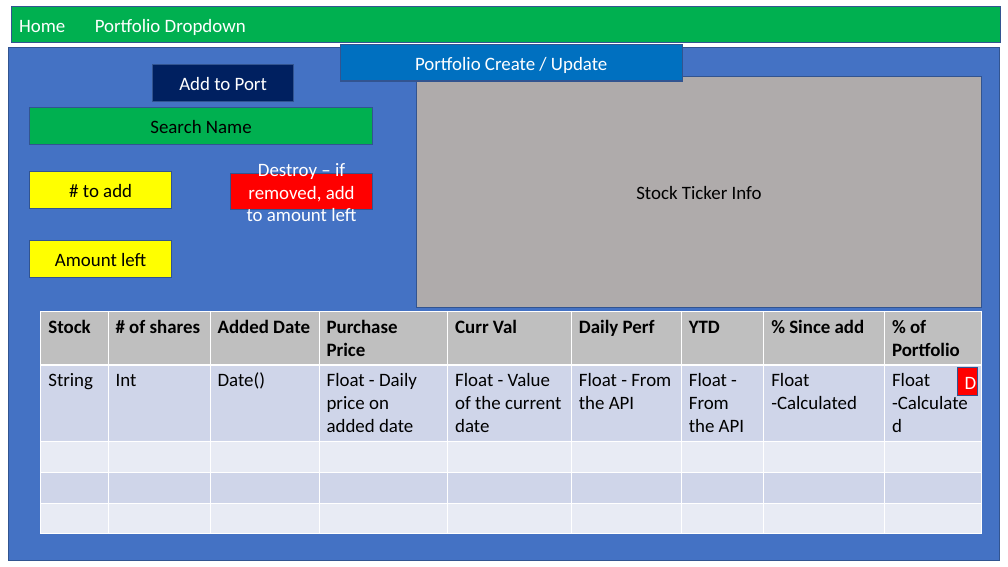
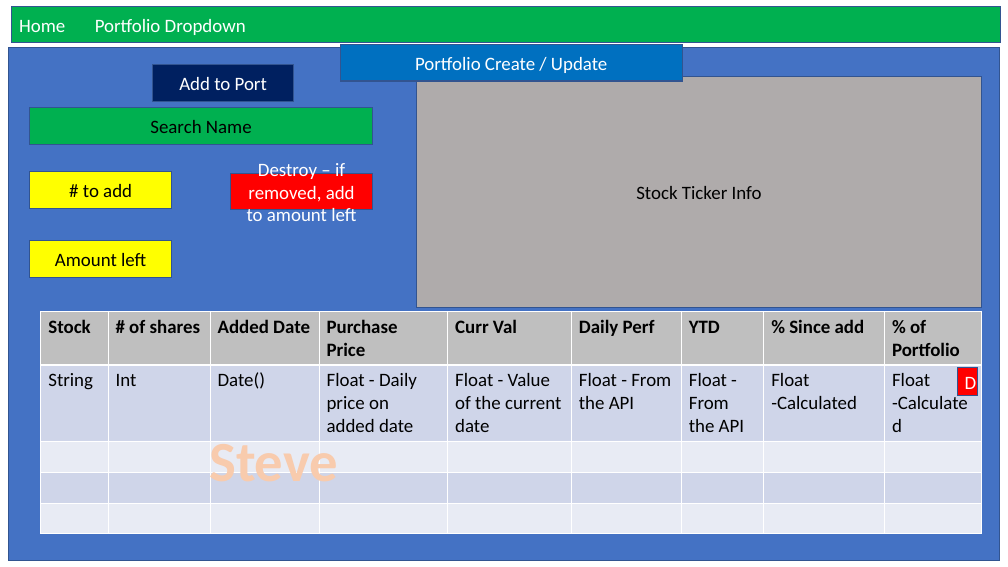
Before and after one commit to sdseney508/micro-teams, a slide deck: slide 3 of assets/mock-up.pptx. Drawn at 1008x567 pixels with LibreOffice and Linux fonts; fonts in the diff are those of the drawing. Boxes give left, top, right and bottom in pixels: in the first picture for what was removed or moved away, otherwise in the second. Text is boxed around its words. In the diff, an @@ line names an element or a change of style, - is before the commit and + after.

```diff
--- a/assets/mock-up.pptx
+++ b/assets/mock-up.pptx
@@ text added at (x1=209, y1=434, x2=338, y2=495), 54 pt, text #F8CBAD, bold @@
+Steve
```
Also in this commit, not shown: 3 other slides changed, 1 slide added.
